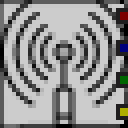
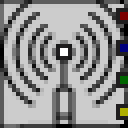
Layers edited between the first and the second 128px x 128px image:
painted on "3222629.png" over (x1=56, y1=44, x2=72, y2=60)
painted on "Pasted Layer" over (x1=60, y1=48, x2=68, y2=56)
